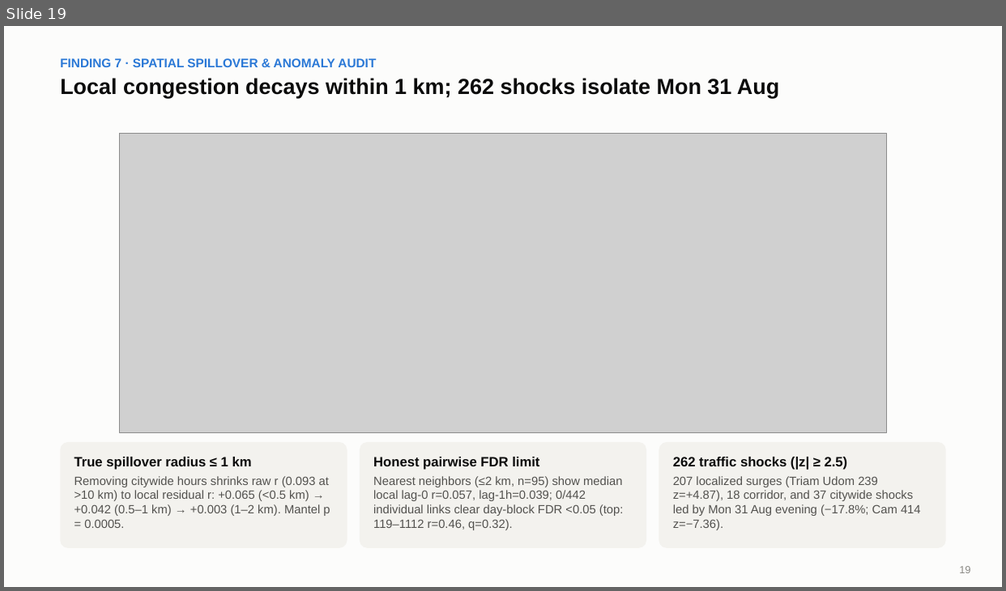
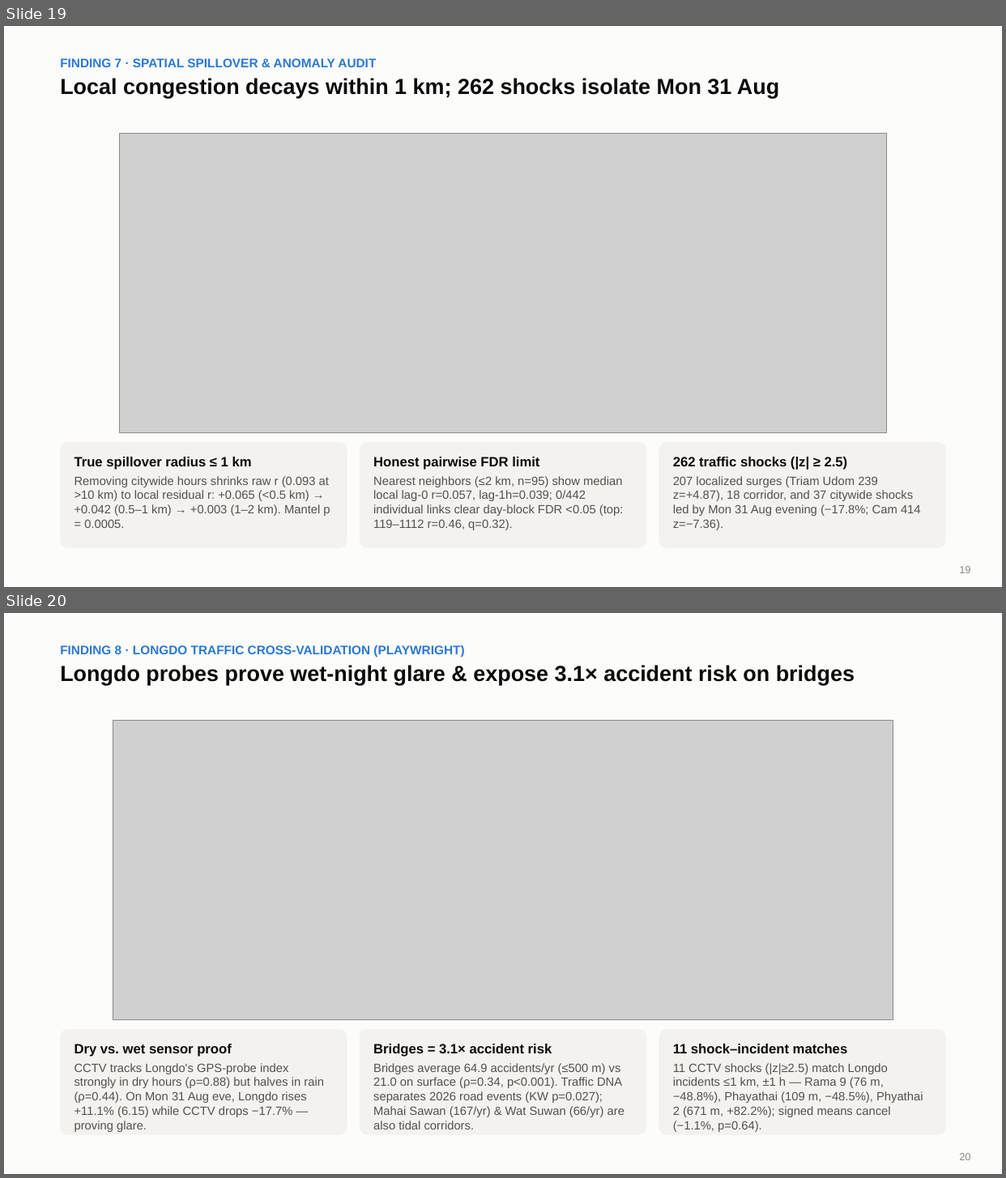
Before and after one commit to PEN1TENT/DSDE-final-project, a slide deck: reports/slides/slides.pptx. Shown one above the other, each under a label of ours: slide 19 before the commit, slides 19 and 20 after it. The pictures are 1006x591 and 1006x1178 pixels, drawn with LibreOffice and Linux fonts; fonts in the diff are those of the drawing; grey boxes stand for pictures. Boxes give left, top, right and bottom in pixels: in the first picture for what was removed or moved away, otherwise in the second. Text is boxed around its words. In the diff, an @@ line names an element or a change of style, - is before the commit and + after.

Commit message:
Add Playwright Longdo Traffic scraper, cross-validation insights, and 23-slide deck

```diff
--- a/reports/slides/slides.pptx
+++ b/reports/slides/slides.pptx
@@ slide 20 added at (x1=4, y1=613, x2=1002, y2=1174), background #FCFCFB @@
@@ text added at (x1=60, y1=645, x2=464, y2=657), 12 pt, text #2A78D6, bold @@
+FINDING 8 · LONGDO TRAFFIC CROSS-VALIDATION (PLAYWRIGHT)
@@ text added at (x1=60, y1=665, x2=854, y2=685), 21 pt, text #0B0B0B, bold @@
+Longdo probes prove wet-night glare & expose 3.1× accident risk on bridges
@@ picture added at (x1=113, y1=721, x2=893, y2=1020) @@
@@ rounded rectangle added at (x1=60, y1=1029, x2=347, y2=1135), fill #F3F2EE @@
@@ text added at (x1=74, y1=1044, x2=232, y2=1057), 13 pt, text #0B0B0B, bold @@
+Dry vs. wet sensor proof
@@ rounded rectangle added at (x1=360, y1=1029, x2=646, y2=1135), fill #F3F2EE @@
@@ text added at (x1=373, y1=1044, x2=552, y2=1057), 13 pt, text #0B0B0B, bold @@
+Bridges = 3.1× accident risk
@@ rounded rectangle added at (x1=659, y1=1029, x2=946, y2=1135), fill #F3F2EE @@
@@ text added at (x1=673, y1=1044, x2=848, y2=1054), 13 pt, text #0B0B0B, bold @@
+11 shock–incident matches
@@ text added at (x1=74, y1=1063, x2=324, y2=1132), 11.5 pt, text #52514E @@
+CCTV tracks Longdo's GPS-probe index strongly in dry hours (ρ=0.88) but halves in rain (ρ=0.44). On Mon 31 Aug eve, Longdo rises +11.1% (6.15) while CCTV drops −17.7% — proving glare.
@@ text added at (x1=373, y1=1063, x2=624, y2=1130), 11.5 pt, text #52514E @@
+Bridges average 64.9 accidents/yr (≤500 m) vs 21.0 on surface (ρ=0.34, p<0.001). Traffic DNA separates 2026 road events (KW p=0.027); Mahai Sawan (167/yr) & Wat Suwan (66/yr) are also tidal corridors.
@@ text added at (x1=673, y1=1063, x2=923, y2=1132), 11.5 pt, text #52514E @@
+11 CCTV shocks (|z|≥2.5) match Longdo incidents ≤1 km, ±1 h — Rama 9 (76 m, −48.8%), Phayathai (109 m, −48.5%), Phyathai 2 (671 m, +82.2%); signed means cancel (−1.1%, p=0.64).
@@ text added at (x1=959, y1=1153, x2=970, y2=1161), 10 pt, text #8A8984 @@
+20
```
Also in this commit, not shown: 6 slides changed, 16 other files.
